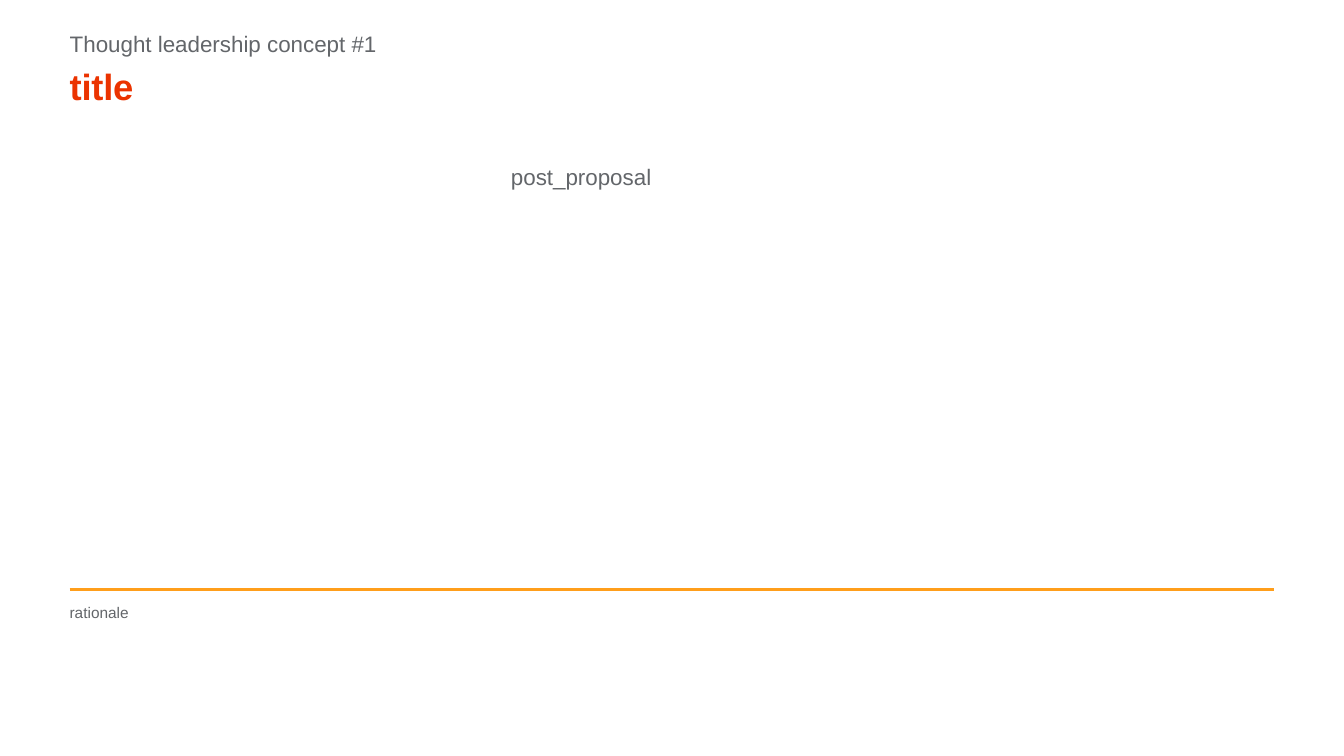
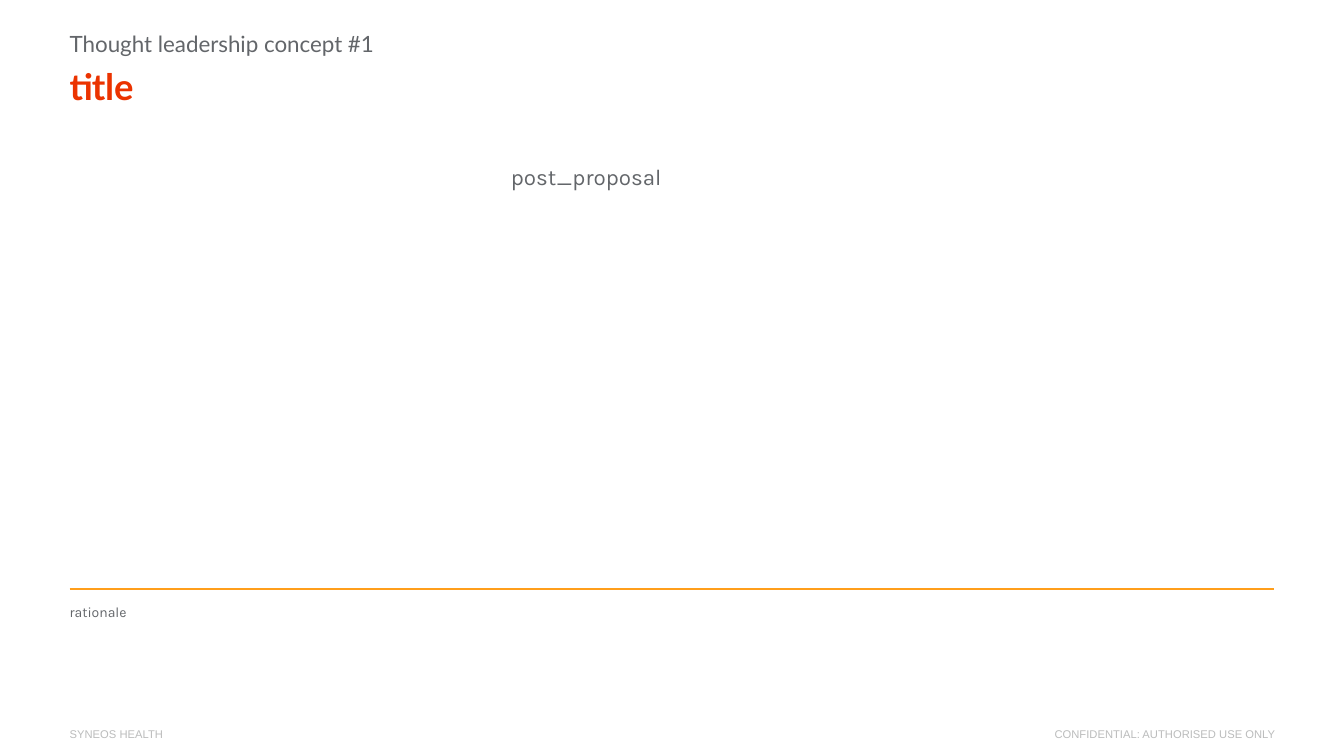
Before and after one commit to xpistos90210/templates, a slide deck: slide 3 of Linkedin_Master_Template.pptx (slide 2 before the commit). Drawn at 1344x756 pixels with LibreOffice and Linux fonts; fonts in the diff are those of the drawing; background and template pictures are left out. Boxes give left, top, right and bottom in pixels: in the first picture for what was removed or moved away, otherwise in the second. Text is boxed around its words. In the diff, an @@ line names an element or a change of style, - is before the commit and + after.

```diff
--- a/Linkedin_Master_Template.pptx
+++ b/Linkedin_Master_Template.pptx
@@ text "Thought leadership concept #1" at (70,35,374,56): font Arial to Lato @@
@@ title "title" at (70,73,134,101): font Arial to Lato @@
@@ text "post_proposal" at (511,169,661,191): font Arial to Karla @@
@@ text "rationale" at (70,607,127,617): size 11 to 10 pt, font Arial to Karla @@
@@ text added at (70,730,163,738), 8 pt, text #BBBCBC @@
+SYNEOS HEALTH
@@ text added at (1055,730,1275,738), 8 pt, text #BBBCBC @@
+CONFIDENTIAL: AUTHORISED USE ONLY
```
Also in this commit, not shown: 4 other slides changed.
